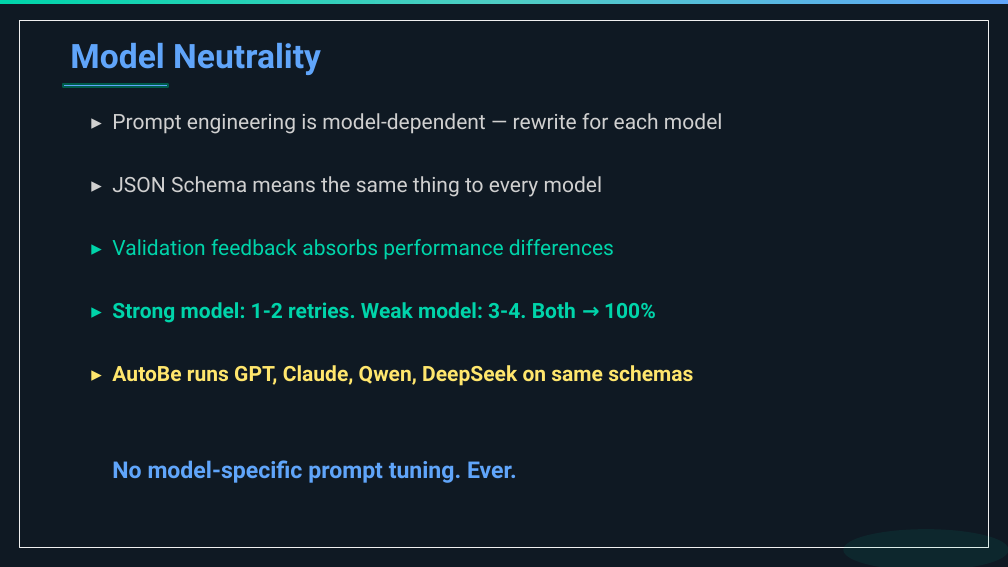
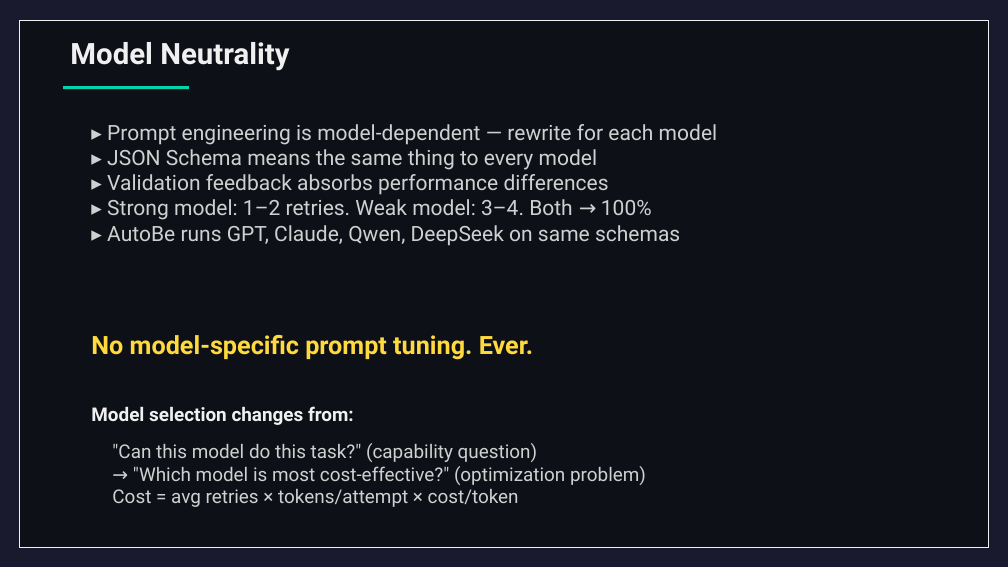
Before and after one commit to wrtnlabs/autobe, a slide deck: slide 40 of website/public/seminars/20260326-qwen-meetup-korea.pptx (slide 48 before the commit). Drawn at 1008x567 pixels with LibreOffice and Linux fonts; fonts in the diff are those of the drawing. Boxes give left, top, right and bottom in pixels: in the first picture for what was removed or moved away, otherwise in the second. Text is boxed around its words. In the diff, an @@ line names an element or a change of style, - is before the commit and + after.

```diff
--- a/website/public/seminars/20260326-qwen-meetup-korea.pptx
+++ b/website/public/seminars/20260326-qwen-meetup-korea.pptx
@@ background #0F1923 to #1A1A2E @@
@@ rectangle removed at bbox=[0, 0, 1008, 5] @@
@@ rectangle at bbox=[19, 20, 988, 547]: fill #0F1923 to #0D1117 @@
@@ text "Model Neutrality" at bbox=[70, 42, 289, 71]: size 32 to 28 pt, text colour #60A5FA to #F0F0F0 @@
@@ rectangle: place and size @@
-rectangle at bbox=[63, 84, 168, 87]
+rectangle at bbox=[63, 86, 189, 89]
@@ rectangle at bbox=[63, 86, 189, 89]: fill #60A5FA to #00D4AA; outline #005D4B 1.5 pt to none @@
@@ text removed at bbox=[112, 113, 723, 134] @@
-▸ Prompt engineering is model-dependent — rewrite for each model
@@ text at bbox=[107, 124, 718, 246]: text changed @@
-▸ JSON Schema means the same thing to every model
+▸ Prompt engineering is model-dependent — rewrite for each model
+▸ JSON Schema means the same thing to every model
+▸ Validation feedback absorbs performance differences
+▸ Strong model: 1–2 retries. Weak model: 3–4. Both → 100%
+▸ AutoBe runs GPT, Claude, Qwen, DeepSeek on same schemas
@@ text removed at bbox=[112, 239, 614, 260] @@
-▸ Validation feedback absorbs performance differences
@@ text "No model-specific prompt tuning. Ever.": place and size @@
-text "No model-specific prompt tuning. Ever." at bbox=[112, 460, 517, 483]
+text "No model-specific prompt tuning. Ever." at bbox=[91, 335, 533, 360]
@@ text "No model-specific prompt tuning. Ever." at bbox=[91, 335, 533, 360]: size 22 to 24 pt, text colour #60A5FA to #FFD93D @@
@@ text removed at bbox=[112, 302, 656, 323] @@
-▸ Strong model: 1-2 retries. Weak model: 3-4. Both → 100%
@@ text removed at bbox=[112, 365, 693, 386] @@
-▸ AutoBe runs GPT, Claude, Qwen, DeepSeek on same schemas
@@ text added at bbox=[91, 406, 354, 425], 18 pt, text #F0F0F0, bold @@
+Model selection changes from:
@@ text added at bbox=[112, 443, 646, 507], 18 pt, text #D0D0D0 @@
+"Can this model do this task?" (capability question)
+→ "Which model is most cost-effective?" (optimization problem)
+Cost = avg retries × tokens/attempt × cost/token
@@ ellipse removed at bbox=[843, 529, 1008, 567] @@
```
Also in this commit, not shown: 35 other slides changed, 26 slides added, 35 slides removed, 2 other files.
